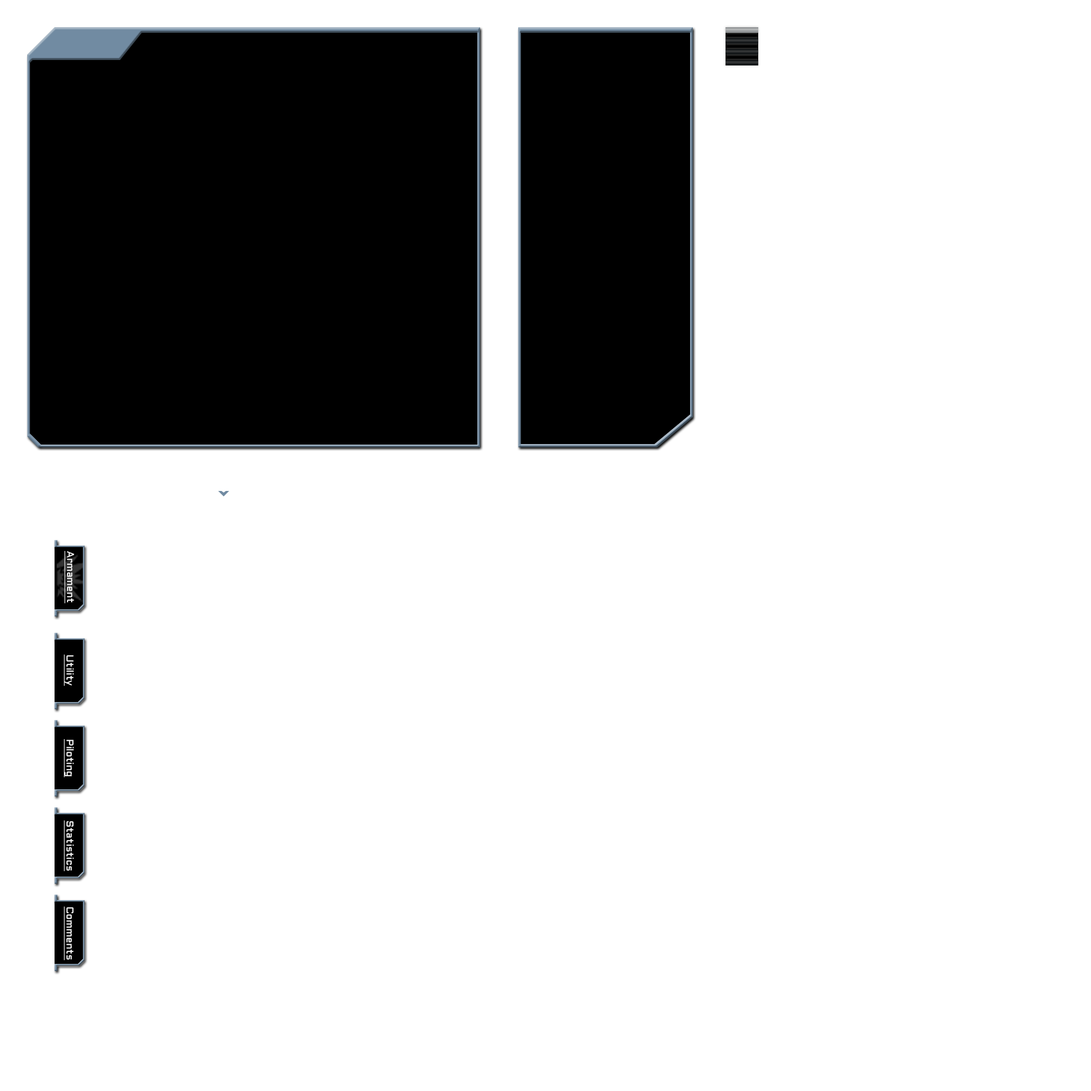
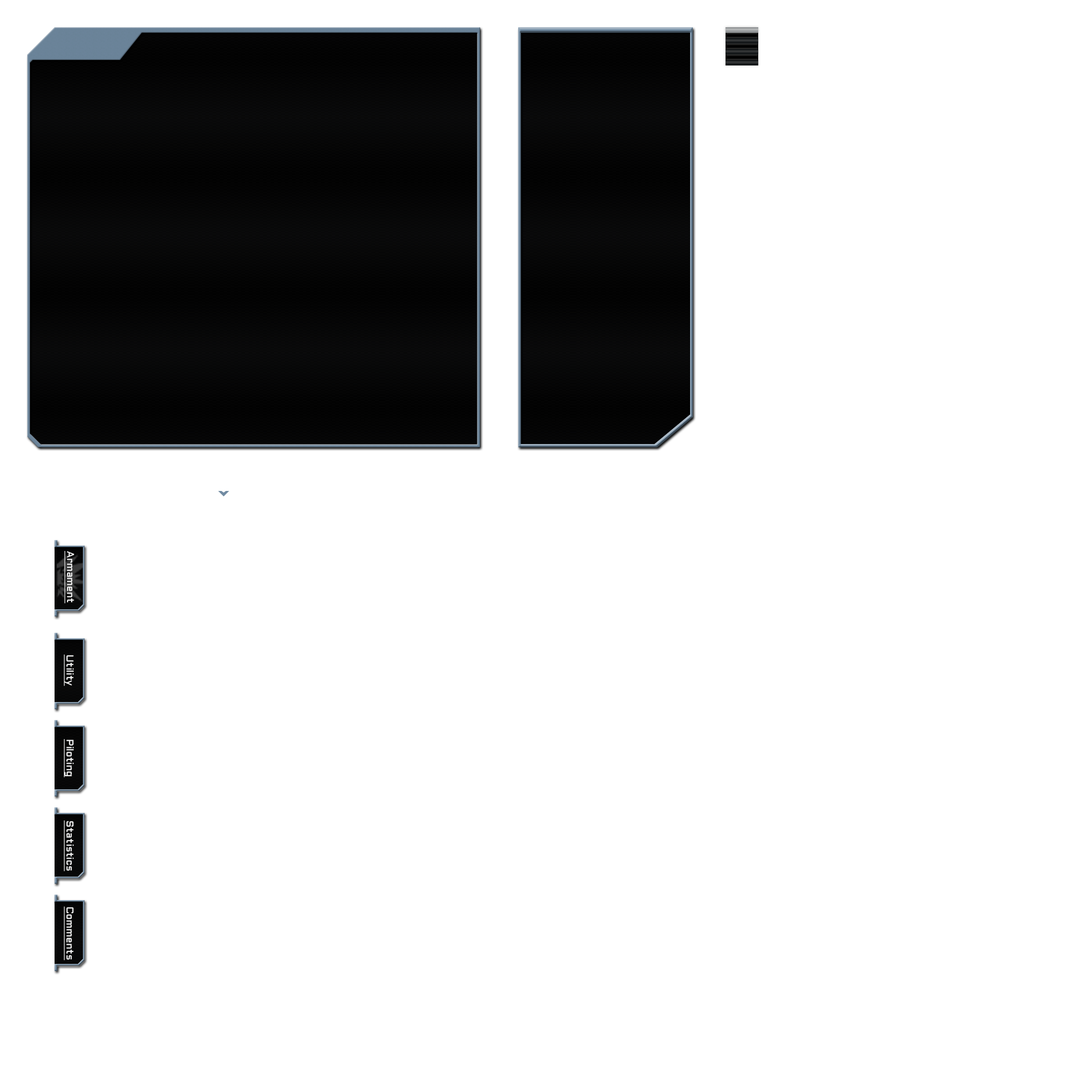
Layer changes from the first 1091×1091 image to the second:
pixels changed over [26,26,691,965] (layer not identified)
